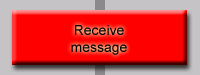
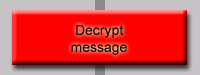
Comparing the layer stacks of the two 200 × 75 images. Changes:
renamed "Receive message" to "Decrypt message", painted on it over [71, 25, 127, 42]
